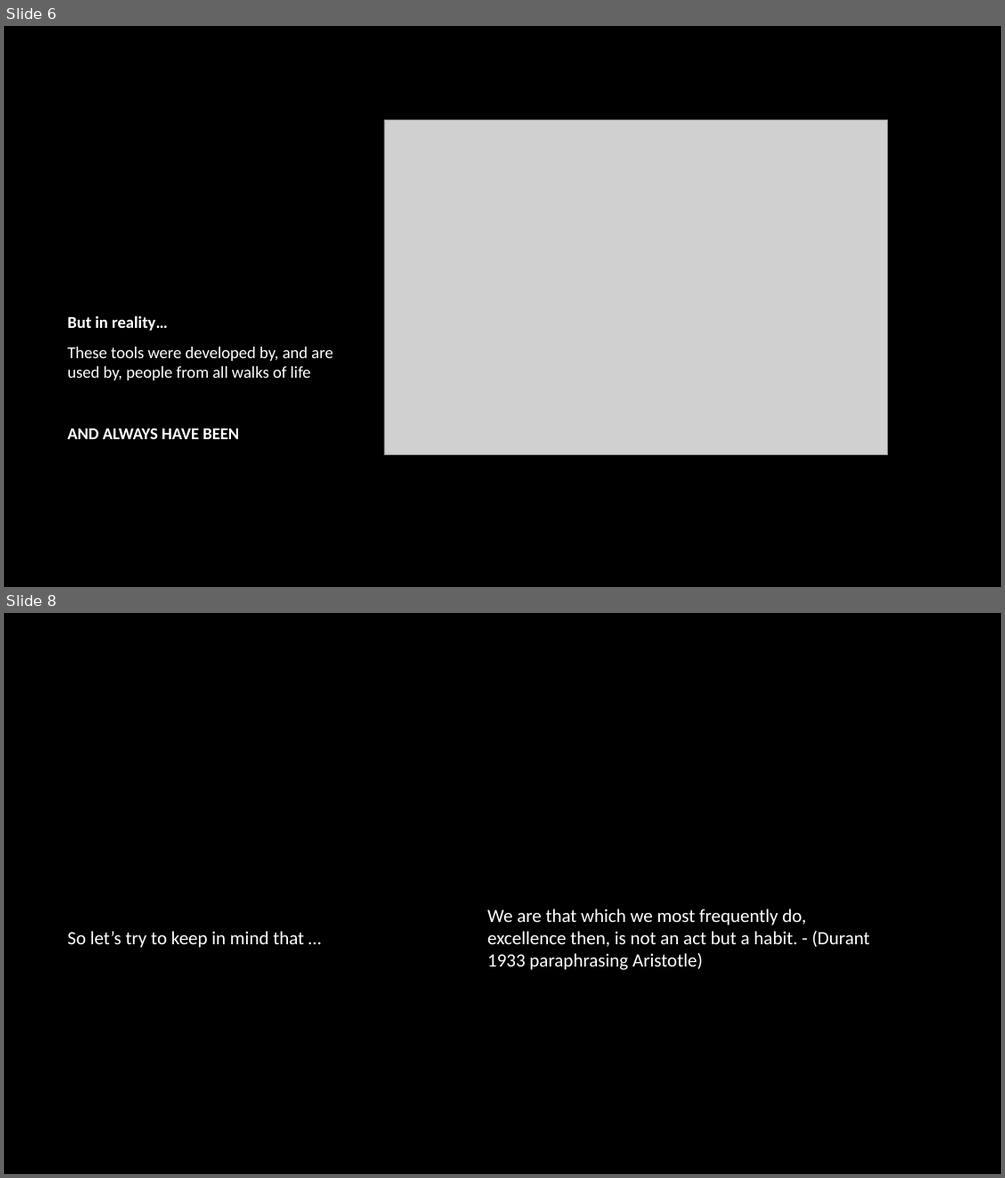
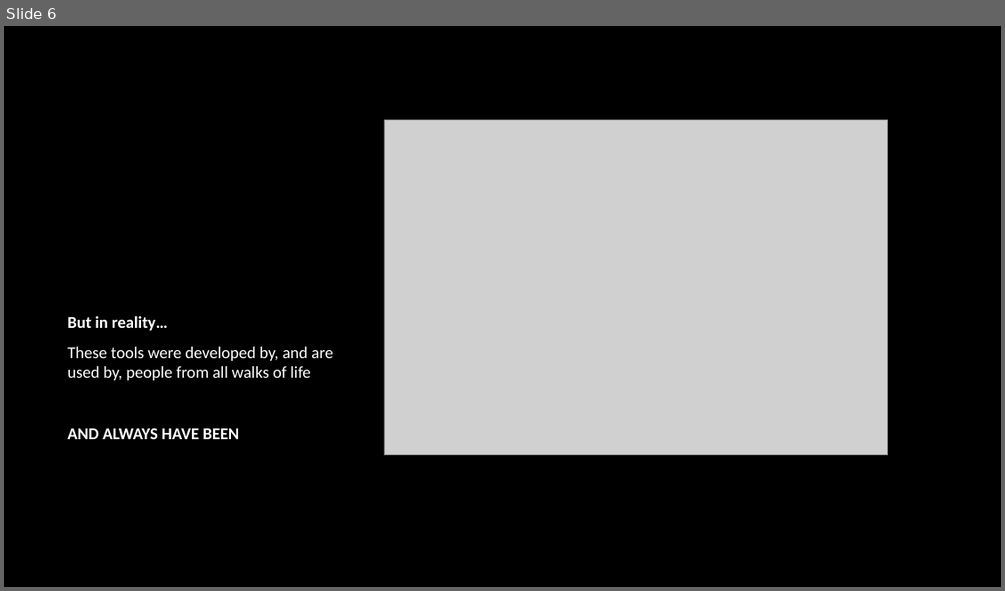
Before and after one commit to spider-z3r0/ULpsych_programing_club, a slide deck: presentations/Day 0/Day0Slides.pptx. Shown one above the other, each under a label of ours: slides 6 and 8 before the commit, slide 6 after it; the slides between them are not shown. The pictures are 1005x1178 and 1005x591 pixels, drawn with LibreOffice and Linux fonts; fonts in the diff are those of the drawing; grey boxes stand for pictures; background and template pictures are left out. Boxes give left, top, right and bottom in pixels: in the first picture for what was removed or moved away, otherwise in the second. Text is boxed around its words. In the diff, an @@ line names an element or a change of style, - is before the commit and + after.

```diff
--- a/presentations/Day 0/Day0Slides.pptx
+++ b/presentations/Day 0/Day0Slides.pptx
@@ slide 8 removed at (4, 613, 1001, 1174), background picture (left out) @@
@@ text removed at (67, 931, 304, 948) @@
-So let’s try to keep in mind that …
@@ text removed at (487, 908, 870, 970) @@
-We are that which we most frequently do, excellence then, is not an act but a habit. - (Durant 1933 paraphrasing Aristotle)
```
Also in this commit, not shown: 3 slides changed, 2 slides added, 1 other slide removed, 5 other files.
